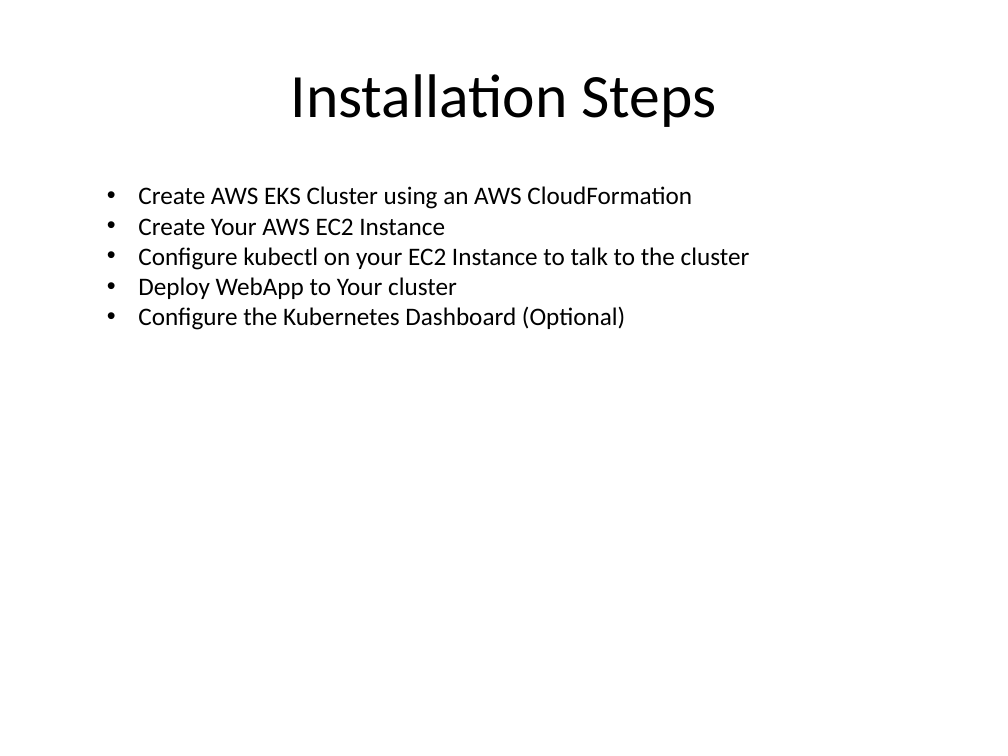
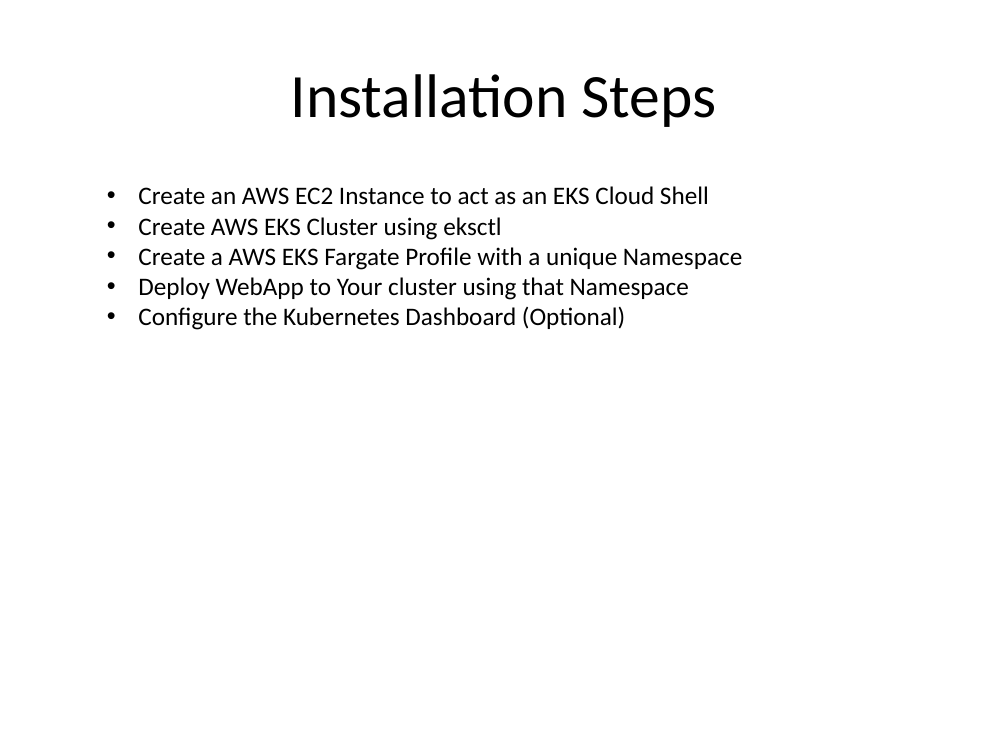
Before and after one commit to kskalvar/aws-eks-cluster-fargate-quickstart, a slide deck: slide 8 of slides/AWS-EKS-Cluster-Fargate-Quickstart.pptx. Drawn at 1008x756 pixels with LibreOffice and Linux fonts; fonts in the diff are those of the drawing; background and template pictures are left out. Boxes give left, top, right and bottom in pixels: in the first picture for what was removed or moved away, otherwise in the second. Text is boxed around its words. In the diff, an @@ line names an element or a change of style, - is before the commit and + after.

```diff
--- a/slides/AWS-EKS-Cluster-Fargate-Quickstart.pptx
+++ b/slides/AWS-EKS-Cluster-Fargate-Quickstart.pptx
@@ text at box(138, 186, 742, 300): text changed @@
-• Create AWS EKS Cluster using an AWS CloudFormation
-• Create Your AWS EC2 Instance
-• Configure kubectl on your EC2 Instance to talk to the cluster
-• Deploy WebApp to Your cluster
+• Create an AWS EC2 Instance to act as an EKS Cloud Shell
+• Create AWS EKS Cluster using eksctl
+• Create a AWS EKS Fargate Profile with a unique Namespace
+• Deploy WebApp to Your cluster using that Namespace
```
Also in this commit, not shown: 4 other slides changed, 1 slide added.
